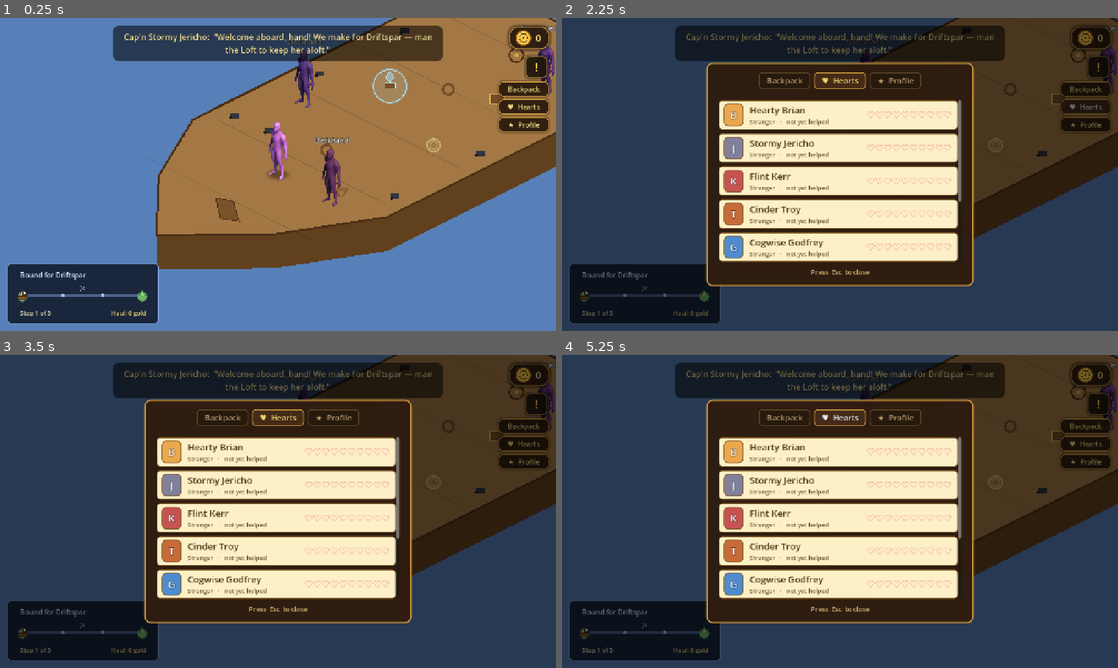
Above: before the commit, frames 1-4 (two rows, left to right).
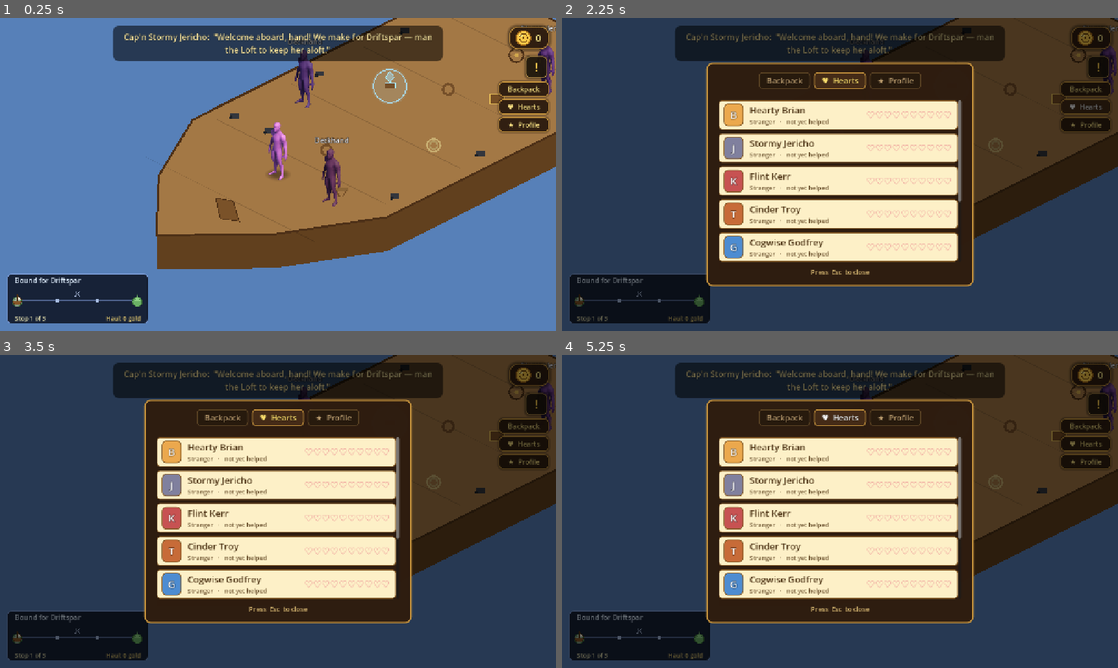
Above: after the commit, the same moments.

Repository: TairoyZone/shivaliva-shanty
Game: Godot game, scene res://levels/ship_deck/ship_deck.tscn
Same seed, same stepped clock (60 frames per second), same inputs: the game is played once before the commit and once after it. This scene is started directly instead of the project's main scene.
Inputs:
- Up to frame 1 (0.25 s): no input
- Up to frame 2 (2.25 s): click "!" at 0.5 s; click "X" at 1.25 s; click "♥ Hearts" at 2 s
- Up to frame 3 (3.5 s): click "★ Profile" at 2.75 s
- Up to frame 4 (5.25 s): click "♥ Hearts" at 3.5 s; click "★ Profile" at 4.25 s; click "♥ Hearts" at 5 s

The runs differ from the first frame. In frame 1, 2.2% of the frame differs, in the area x 1-29%, y 78-98%; in frame 2, 1.8%; in frame 3, 1.8%; in frame 4, 1.8%.

Commit message:
feat(voyage): keep the chart up while manning the Loft + clearer fight mark
Troy: "i should see the progress panel still even when im doing job puzzle
in the ship" + "what does the X mark mean" (it read as a cancel-X, not swords).

- VoyageChart is now self-contained: it draws its own panel background and
  has place_at(layer, top) + refresh_from_state(animate), so any scene can
  drop it in bare (no wrapping PanelContainer).
- It now shows during the LOFT too (top-left, clear of the centre gauge bar
  and the Leave/? buttons), gated on a new PlayerState.voyage_active flag
  (true from Accept until disembark). The deck keeps it bottom-left.
- The encounter marker is now actual CROSSED SWORDS (blades + crossguards +
  pommels) instead of a bare X, so it reads as "a fight on this leg".

Skirmish boarding (the busy crew-vs-crew fight screen) deliberately left
without the chart for now — no clean corner there; can add if wanted.

Co-Authored-By: Claude Opus 4.8 <noreply@anthropic.com>

Diff:
--- a/autoloads/player_state.gd
+++ b/autoloads/player_state.gd
@@ -258,6 +258,9 @@
 ## a non-empty FOE name (e.g. "a marine cutter") = an ENCOUNTER that triggers the boarding
 ## Skirmish. So fights happen only when you MEET a ship, never on every stop.
 var pillage_encounters : Array = []
+## True from boarding a crew (Accept) until you disembark — lets the voyage stations (e.g.
+## the Loft) know they're being played AS PART of a pillage, so they can show the chart.
+var voyage_active : bool = false
 
 ## Transient: the chosen Skirmish-duel opponent's NPC resource path. Set by the
 ## Spar post's challenge picker; consumed (and cleared) by SkirmishDuel on load.
--- a/interface/voyage_chart/voyage_chart.gd
+++ b/interface/voyage_chart/voyage_chart.gd
@@ -41,16 +41,49 @@
 var _haul : int = 0
 var _ship_t : float = 0.0        # animated 0..1 along the track (origin → destination)
 var _tw : Tween
+var _bg : StyleBoxFlat            # self-drawn panel backing (so any scene can drop us in bare)
+
+const SIZE : Vector2 = Vector2(326.0, 116.0)
 
 
 func _ready() -> void:
 
-	custom_minimum_size = Vector2(326.0, 116.0)
+	custom_minimum_size = SIZE
 	mouse_filter = Control.MOUSE_FILTER_IGNORE
 	clip_contents = true
-	# Repaint when the container finishes laying us out (matches the codebase's other
-	# size-dependent _draw Controls) — avoids a degenerate first frame at size (0,0).
+	_bg = StyleBoxFlat.new()
+	_bg.bg_color = Color(0.07, 0.10, 0.17, 0.92)
+	_bg.border_color = Color(0.50, 0.62, 0.85, 0.92)
+	_bg.set_border_width_all(2)
+	_bg.set_corner_radius_all(10)
+	# Repaint when the layout resolves our size (matches the codebase's other size-dependent
+	# _draw Controls) — avoids a degenerate first frame at size (0,0).
 	resized.connect(queue_redraw)
+
+
+# Pin to a screen corner on a CanvasLayer (no wrapping panel needed — we draw our own bg).
+func place_at(parent: CanvasLayer, top: bool) -> void:
+
+	anchor_left = 0.0
+	anchor_right = 0.0
+	anchor_top = 0.0 if top else 1.0
+	anchor_bottom = 0.0 if top else 1.0
+	offset_left = 16.0
+	offset_right = 16.0 + SIZE.x
+	offset_top = 16.0 if top else -(16.0 + SIZE.y)
+	offset_bottom = (16.0 + SIZE.y) if top else -16.0
+	parent.add_child(self)
+
+
+# Pull the live route straight from PlayerState (so callers don't duplicate the read).
+func refresh_from_state(animate: bool) -> void:
+
+	var dest : String = PlayerState.pillage_destination if not PlayerState.pillage_destination.is_empty() else "the lanes"
+	var haul : int = 0
+	for r in PlayerState.pillage_log:
+		haul += int(r.get("gold", 0))
+	set_route(dest, PlayerState.pillage_legs_total, PlayerState.pillage_log.size(),
+		PlayerState.pillage_log, PlayerState.pillage_encounters, haul, animate)
 
 
 # Feed the live route. `animate` slides the sloop from the previous stop to `done`
@@ -103,6 +136,8 @@
 
 	if size.x < LM + RM + 8.0:
 		return   # not laid out yet — skip a degenerate (negative-span) frame
+	if _bg != null:
+		draw_style_box(_bg, Rect2(Vector2.ZERO, size))
 	var font : Font = get_theme_default_font()
 	var x0 : float = LM
 	var ship_x : float = LM + (size.x - LM - RM) * _ship_t
@@ -158,8 +193,14 @@
 
 func _draw_swords(c: Vector2, col: Color) -> void:
 
-	draw_line(c + Vector2(-5.0, -5.0), c + Vector2(5.0, 5.0), col, 2.0)
-	draw_line(c + Vector2(5.0, -5.0), c + Vector2(-5.0, 5.0), col, 2.0)
+	# Two CROSSED SWORDS — blades crossing, hilts (pommel + guard) at the lower ends — so it
+	# reads as "a fight on this leg", not a plain X.
+	draw_line(c + Vector2(-5.0, 6.0), c + Vector2(5.0, -6.0), col, 2.0)    # blade ↗
+	draw_line(c + Vector2(5.0, 6.0), c + Vector2(-5.0, -6.0), col, 2.0)    # blade ↖
+	draw_line(c + Vector2(-7.0, 3.5), c + Vector2(-2.5, 5.5), col, 1.6)    # left crossguard
+	draw_line(c + Vector2(7.0, 3.5), c + Vector2(2.5, 5.5), col, 1.6)      # right crossguard
+	draw_circle(c + Vector2(-5.0, 6.0), 1.7, col)                          # left pommel
+	draw_circle(c + Vector2(5.0, 6.0), 1.7, col)                           # right pommel
 
 
 func _draw_island(c: Vector2, base: Color, peak_col: Color) -> void:
--- a/interface/voyages_board/voyages_board.gd
+++ b/interface/voyages_board/voyages_board.gd
@@ -191,6 +191,7 @@
 	PlayerState.pillage_leg = 0
 	PlayerState.pillage_log = []
 	PlayerState.pillage_phase = 0
+	PlayerState.voyage_active = true
 	if get_tree() != null:
 		get_tree().paused = false
 	get_tree().change_scene_to_file(SHIP_DECK_SCENE)
--- a/levels/ship_deck/ship_deck.gd
+++ b/levels/ship_deck/ship_deck.gd
@@ -121,6 +121,7 @@
 	PlayerState.pillage_leg = 0
 	PlayerState.pillage_log = []
 	PlayerState.pillage_encounters = ["", "a marine cutter", ""]
+	PlayerState.voyage_active = true
 
 
 # --- Pillage phase ----------------------------------------------------
@@ -324,6 +325,7 @@
 func _disembark() -> void:
 
 	PlayerState.pillage_phase = 0
+	PlayerState.voyage_active = false   # off the ship — the voyage chart stops following you
 	# Finished the route → step off at the DESTINATION island; bailed mid-voyage → back home.
 	var arrived : bool = _arrived()
 	var target : String = ""
@@ -386,30 +388,10 @@
 	_prompt.visible = false
 	layer.add_child(_prompt)
 
-	# Voyage CHART (top-left): where we're bound, stop progress, and a per-stop job-report log.
-	var chart_panel : PanelContainer = PanelContainer.new()
-	var cs : StyleBoxFlat = StyleBoxFlat.new()
-	cs.bg_color = Color(0.07, 0.10, 0.17, 0.88)
-	cs.border_color = Color(0.50, 0.62, 0.85, 0.92)
-	cs.set_border_width_all(2)
-	cs.set_corner_radius_all(10)
-	cs.set_content_margin_all(12)
-	chart_panel.add_theme_stylebox_override("panel", cs)
-	# Pin to the BOTTOM-LEFT, clear of the captain banner (top) and the [E] prompt
-	# (bottom-centre). Auto-sizes to content, growing up/right from the corner.
-	chart_panel.anchor_left = 0.0
-	chart_panel.anchor_right = 0.0
-	chart_panel.anchor_top = 1.0
-	chart_panel.anchor_bottom = 1.0
-	chart_panel.grow_horizontal = Control.GROW_DIRECTION_END
-	chart_panel.grow_vertical = Control.GROW_DIRECTION_BEGIN
-	chart_panel.offset_left = 16.0
-	chart_panel.offset_bottom = -16.0
-	chart_panel.mouse_filter = Control.MOUSE_FILTER_IGNORE
-	layer.add_child(chart_panel)
+	# Voyage CHART (self-contained, BOTTOM-LEFT — clear of the captain banner up top and the
+	# [E] prompt bottom-centre). Populated by _setup_phase → _refresh_chart right after this.
 	_chart = VoyageChart.new()
-	chart_panel.add_child(_chart)
-	# (populated by _setup_phase → _refresh_chart, which runs right after _build_ui)
+	_chart.place_at(layer, false)
 
 
 func _say(line: String) -> void:
@@ -424,8 +406,7 @@
 
 	if _chart == null:
 		return
-	_chart.set_route(_destination(), PlayerState.pillage_legs_total, PlayerState.pillage_log.size(),
-		PlayerState.pillage_log, PlayerState.pillage_encounters, _voyage_total_gold(), _advanced_this_load)
+	_chart.refresh_from_state(_advanced_this_load)
 
 
 # The captain you jobbed onto at the [VoyagesBoard] (falls back to Jericho when
--- a/puzzles/loft/loft.gd
+++ b/puzzles/loft/loft.gd
@@ -63,6 +63,13 @@
 		+ "• Clear MORE THAN ONE line in a SINGLE swap (a combo: Arrr! / Bingo! / Vegas!) for big LIFT.\n"
 		+ "• Clear stones to climb away from THE STARDUST rising below; dawdle on weak clears and it creeps up to swallow her.\n"
 		+ "• A heavy BALLAST drifts in from above — you can't swap or match it, but clear BENEATH it to sink it into THE STARDUST (or let the Stardust rise to it) and it sloughs for big LIFT.")
+
+	# Manning the Loft mid-pillage? Keep the voyage chart in view (top-left, clear of the
+	# centre gauge bar and the Leave/? buttons) so you can see where the ship's bound.
+	if PlayerState.voyage_active:
+		var chart : VoyageChart = VoyageChart.new()
+		chart.place_at(_ui, true)
+		chart.refresh_from_state(false)
 
 
 func _make_label(text: String, color: Color) -> Label:
